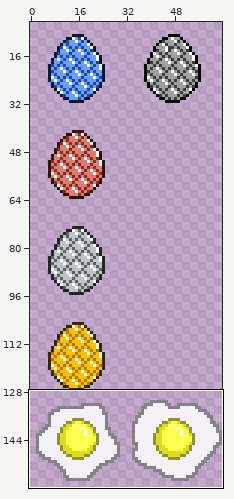
Sprite sheet: src/assets/images/egg.png. Above: a wide view before the commit, with the close-up outlined.
Close-up. First the earlier version:
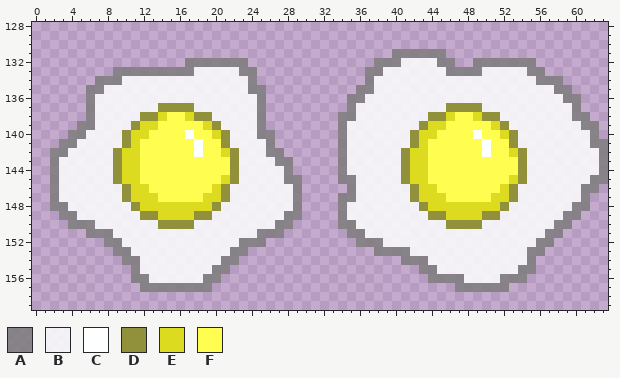
The file is 64x160 pixels. Shown: x 0..63, y 128..159. The wide view leaves out empty margins.
Palette (. is transparent): A #7c7c7cd8  B #feffffd8  C #feffff  D #91913c  E #dcdb20  F #fffe50
Pixels before, first column x 2:
131 ......................................AAAAAA..................
132 ...............AAAAAAA..............AAABBBBAA..AAAAAAA........
133 .......AAAAAAAAABBBBBAA............AABBBBBBBAAAABBBBBAA.......
134 .....AAABBBBBBBBBBBBBBA............ABBBBBBBBBBBBBBBBBBAAA.....
135 ....AABBBBBBBBBBBBBBBBAA..........AABBBBBBBBBBBBBBBBBBBBAA....
136 ....ABBBBBBBBBBBBBBBBBBA.........AABBBBBBBBBBBBBBBBBBBBBBAA...
137 ....ABBBBBBBDDDDBBBBBBBA.........ABBBBBBBBBBDDDDBBBBBBBBBBA...
138 ....ABBBBBDDEFFEDDBBBBBA........AABBBBBBBBDDEFFEDDBBBBBBBBAA..
139 ...AABBBBDEEFFFFFEDBBBBA........ABBBBBBBBDEEFFFFFEDBBBBBBBBAA.
140 ..AABBBBDEEFFFFCFFEDBBBAA.......ABBBBBBBDEEFFFFCFFEDBBBBBBBBA.
141 .AABBBBBDEFFFFFFCFFDBBBBA.......ABBBBBBBDEFFFFFFCFFDBBBBBBBBAA
142 AABBBBBDEEFFFFFFCFFEDBBBAA......ABBBBBBDEEFFFFFFCFFEDBBBBBBBBA
143 ABBBBBBDEEFFFFFFFFFFDBBBBAA.....ABBBBBBDEEFFFFFFFFFFDBBBBBBBBA
144 ABBBBBBDEEFFFFFFFFFFDBBBBBA.....ABBBBBBDEEFFFFFFFFFFDBBBBBBBBA
145 ABBBBBBDEEFFFFFFFFFEDBBBBBAA....AABBBBBDEEFFFFFFFFFEDBBBBBBBAA
146 ABBBBBBBDEEFFFFFFFEDBBBBBBBA.....ABBBBBBDEEFFFFFFFEDBBBBBBBAA.
147 ABBBBBBBDEEEFFFFFEEDBBBBBBBA....AABBBBBBDEEEFFFFFEEDBBBBBBBA..
148 AABBBBBBBDEEEEEEEEDBBBBBBBBA....ABBBBBBBBDEEEEEEEEDBBBBBBBAA..
149 .AABBBBBBBDDEEEEDDBBBBBBBBAA....ABBBBBBBBBDDEEEEDDBBBBBBBAA...
150 ..AAABBBBBBBDDDDBBBBBBBBBAA.....AABBBBBBBBBBDDDDBBBBBBBBAA....
151 ....AAABBBBBBBBBBBBBBBBAAA.......AABBBBBBBBBBBBBBBBBBBBAA.....
152 ......AABBBBBBBBBBBBBAAA..........AAABBBBBBBBBBBBBBBBBAA......
153 .......AABBBBBBBBBBBAA..............AAAABBBBBBBBBBBBBAA.......
154 ........AABBBBBBBBBAA..................AAABBBBBBBBBBBA........
155 .........ABBBBBBBBAA.....................AABBBBBBBBBAA........
156 .........AABBBBBBAA.......................AAAABBBBAAA.........
157 ..........AAAAAAAA...........................AAAAAA...........
After the commit:
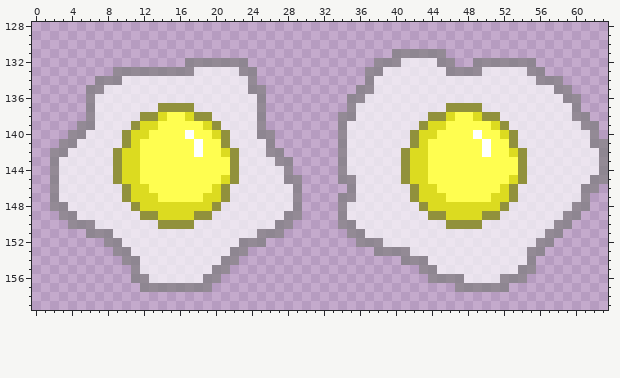
The edit:
colour A: #7c7c7cd8 -> #7c7c7caf
colour B: #feffffd8 -> #feffffaf
Changed places in both close-ups, as pixel boxes (x1, y1, x2, y2):
changed: (338, 49, 608, 292)
changed: (50, 58, 302, 292)
